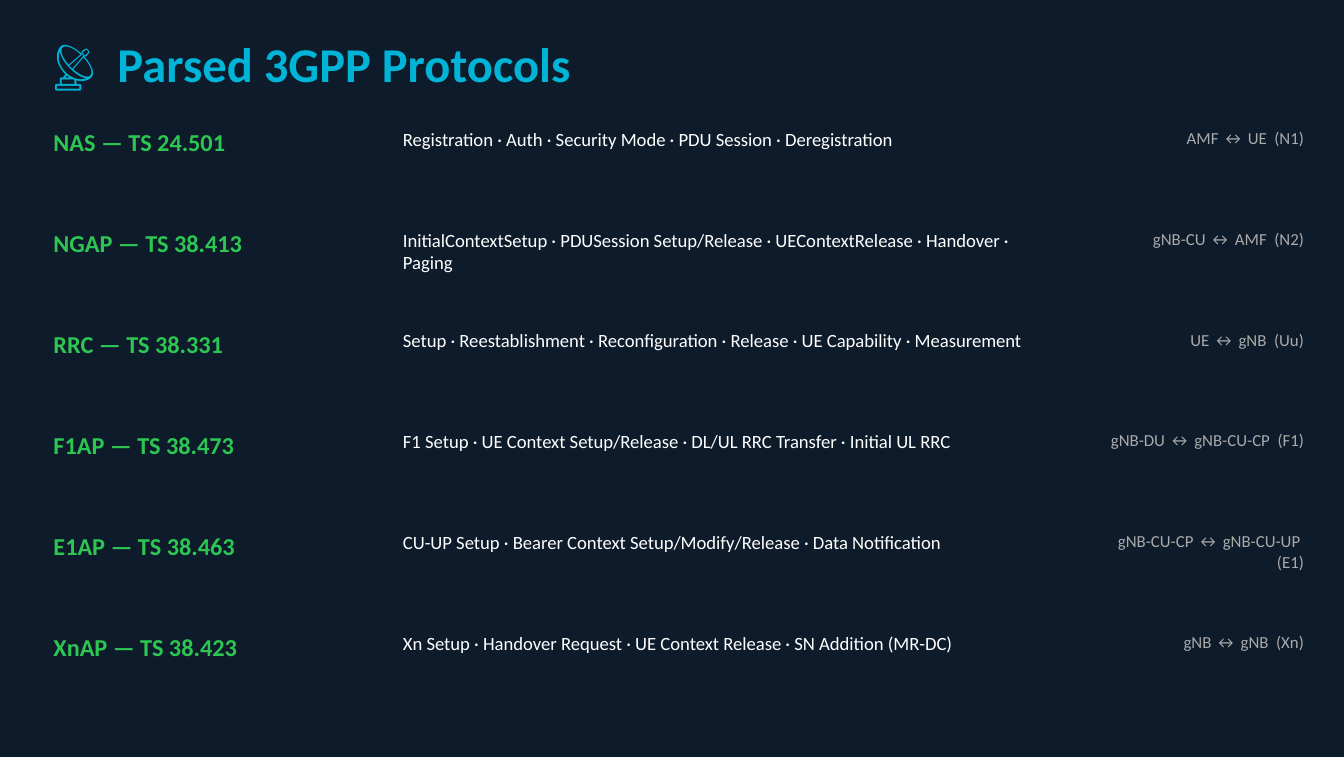
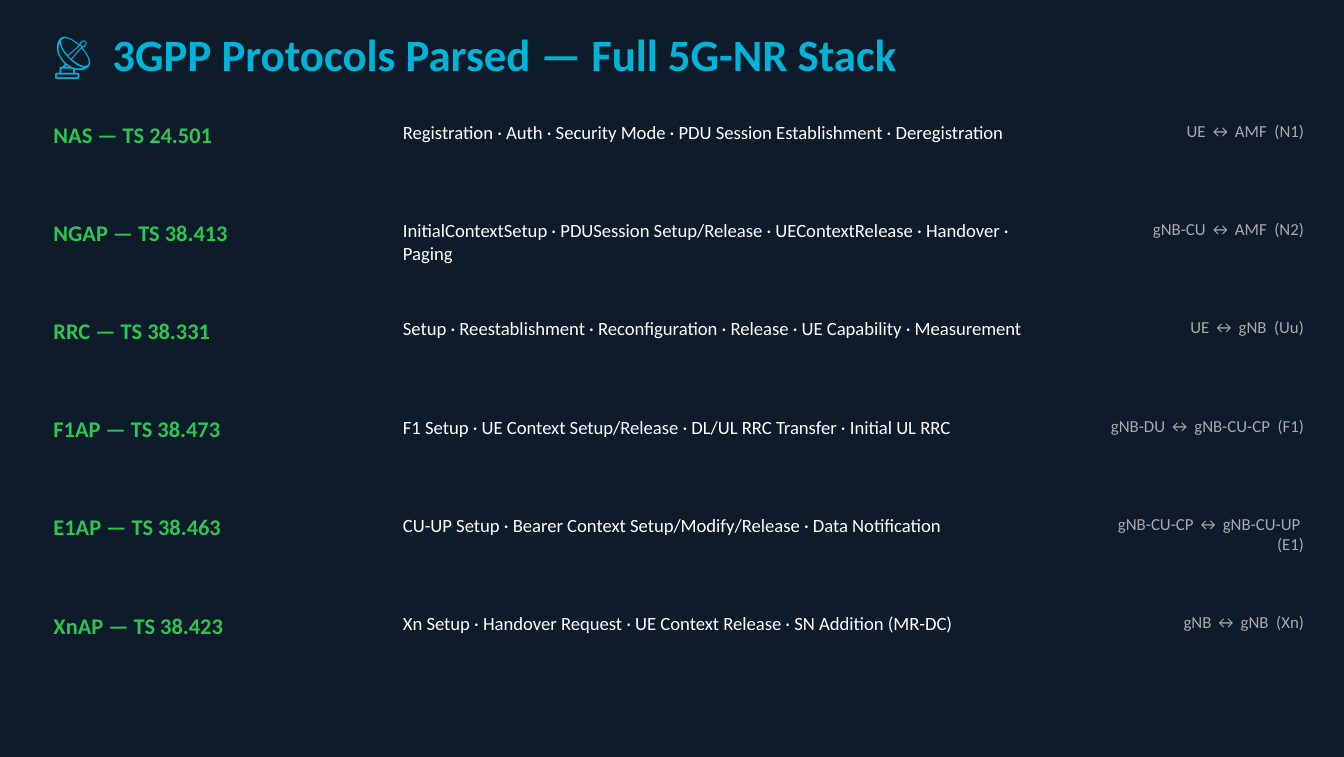
Before and after one commit to vikasrai-tech/telecom-analyzer, a slide deck: slide 3 of docs/Project_Overview_Final.pptx. Drawn at 1344x757 pixels with LibreOffice and Linux fonts; fonts in the diff are those of the drawing. Boxes give left, top, right and bottom in pixels: in the first picture for what was removed or moved away, otherwise in the second. Text is boxed around its words. In the diff, an @@ line names an element or a change of style, - is before the commit and + after.

```diff
--- a/docs/Project_Overview_Final.pptx
+++ b/docs/Project_Overview_Final.pptx
@@ text at (112,39,897,72): text changed; size 26 to 24 pt @@
-📡 Parsed 3GPP Protocols
+📡 3GPP Protocols Parsed — Full 5G-NR Stack
@@ text "NAS — TS 24.501": place and size @@
-text "NAS — TS 24.501" at (53,135,225,151)
+text "NAS — TS 24.501" at (53,128,212,143)
@@ text at (403,126,1003,142): text changed @@
-Registration · Auth · Security Mode · PDU Session · Deregistration
+Registration · Auth · Security Mode · PDU Session Establishment · Deregistration
@@ text at (1187,125,1304,139): text changed @@
-AMF ↔ UE (N1)
+UE ↔ AMF (N1)
@@ 3 texts: place and size @@
-3 texts at (53,233,1304,273)
+3 texts at (53,223,1304,264)
@@ 9 texts: place and size @@
-9 texts at (53,334,1304,570)
+9 texts at (53,321,1304,552)
@@ size 13 to 12 pt in 6 elements at (53,128,212,143), (53,225,228,241), (53,323,210,339), (53,421,220,437), (53,519,221,535), (53,618,223,634) @@
@@ 3 texts: place and size @@
-3 texts at (53,636,1304,656)
+3 texts at (53,616,1304,634)
```
Also in this commit, not shown: 7 other slides changed, 4 slides added, 2 slides removed, 1 other file.
